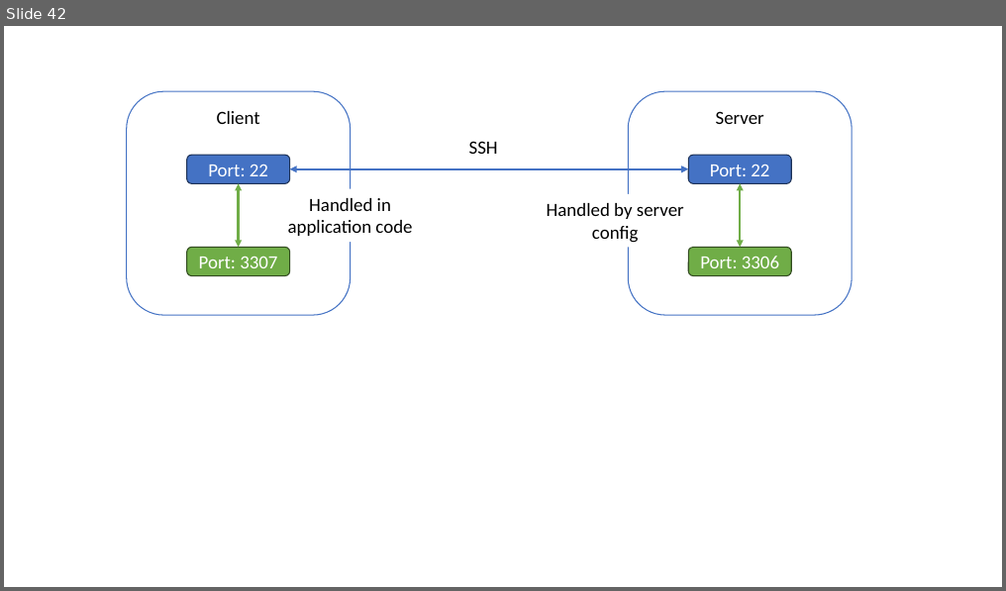
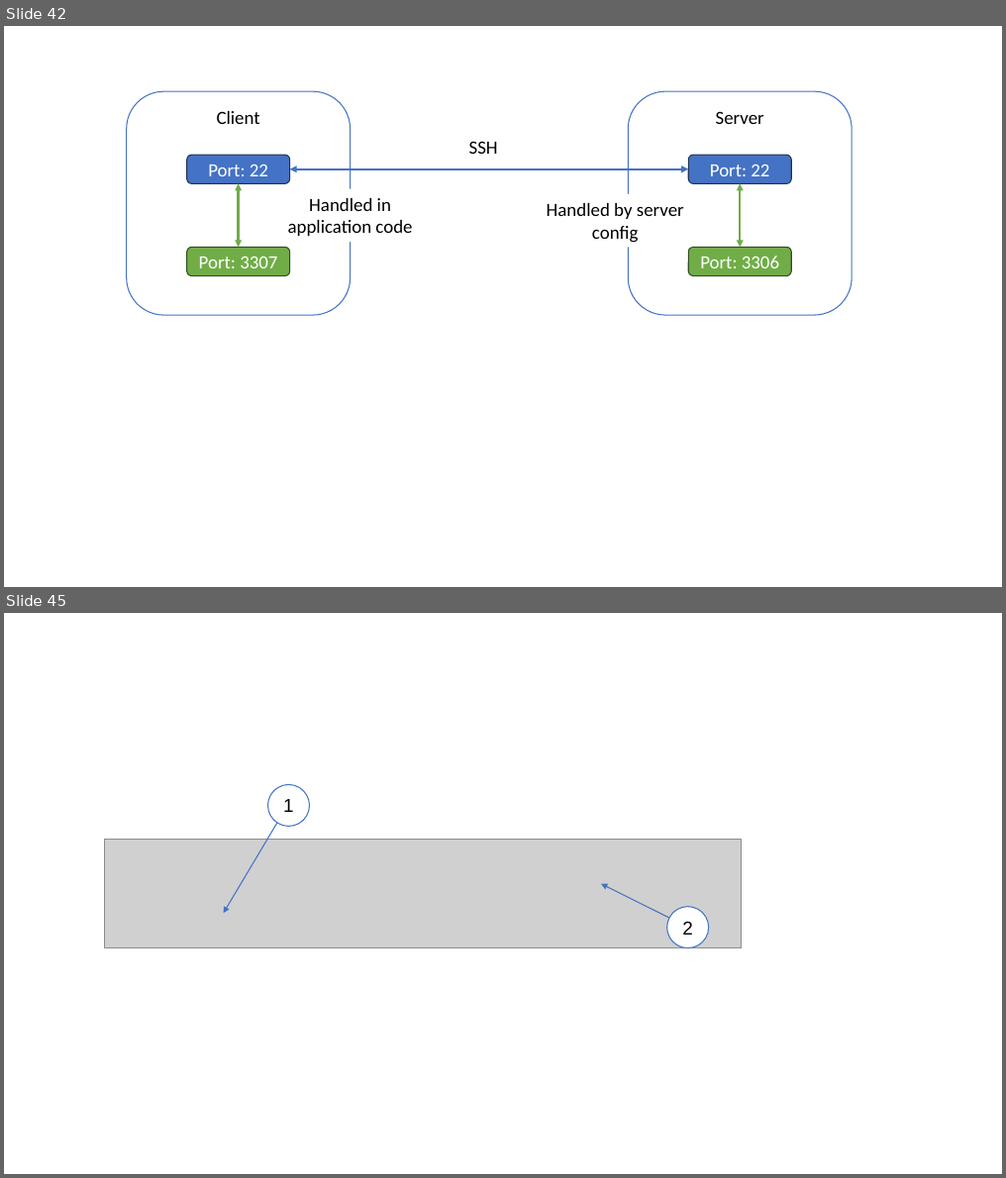
Before and after one commit to edinburgh-napier/SET09102, a slide deck: images/graphics.pptx. Shown one above the other, each under a label of ours: slide 42 before the commit, slides 42 and 45 after it; the slides between them are not shown. The pictures are 1006x591 and 1006x1178 pixels, drawn with LibreOffice and Linux fonts; fonts in the diff are those of the drawing; grey boxes stand for pictures. Boxes give left, top, right and bottom in pixels: in the first picture for what was removed or moved away, otherwise in the second. Text is boxed around its words. In the diff, an @@ line names an element or a change of style, - is before the commit and + after.

```diff
--- a/images/graphics.pptx
+++ b/images/graphics.pptx
@@ slide 45 added at (4, 613, 1002, 1174), background #FFFFFF @@
@@ ellipse added at (268, 784, 310, 826), fill #FFFFFF, outline #4472C4 1 pt, 18 pt, text #000000 @@
+1
@@ arrow added from (288, 805) to (224, 913), #4472C4 1 pt @@
@@ picture added at (104, 839, 741, 949) @@
@@ arrow added from (687, 927) to (601, 884), #4472C4 1 pt @@
@@ ellipse added at (667, 906, 709, 948), fill #FFFFFF, outline #4472C4 1 pt, 18 pt, text #000000 @@
+2
```
Also in this commit, not shown: 2 other slides added, 1 other file.
